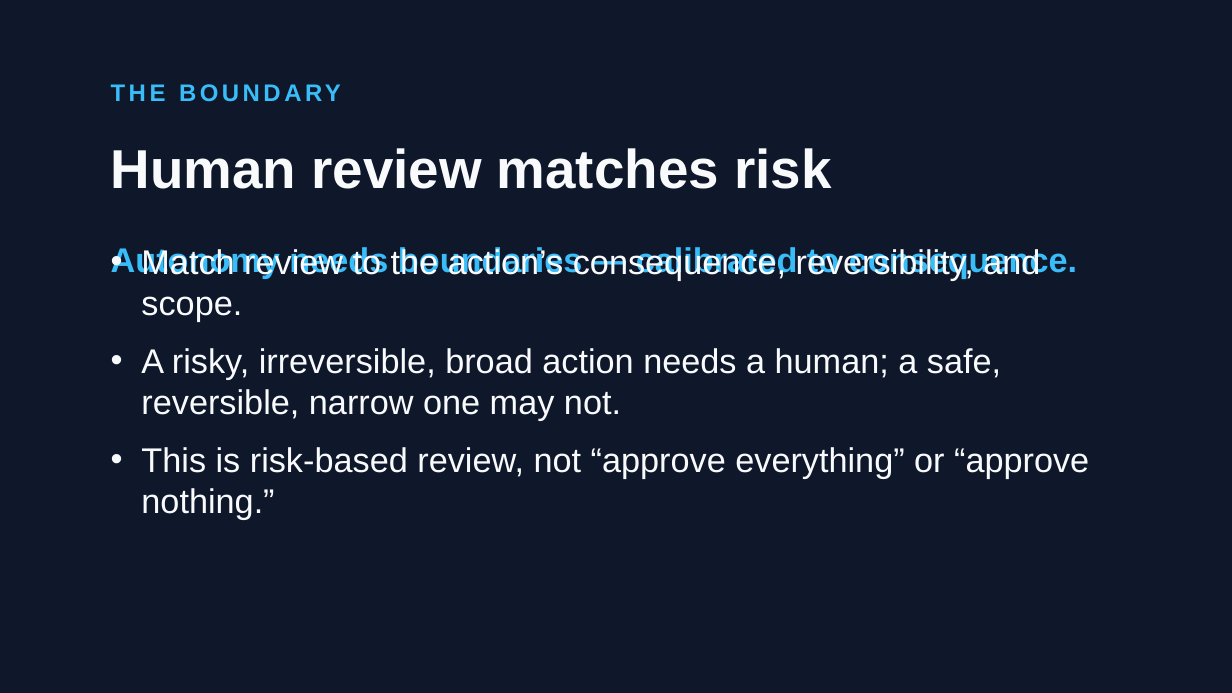
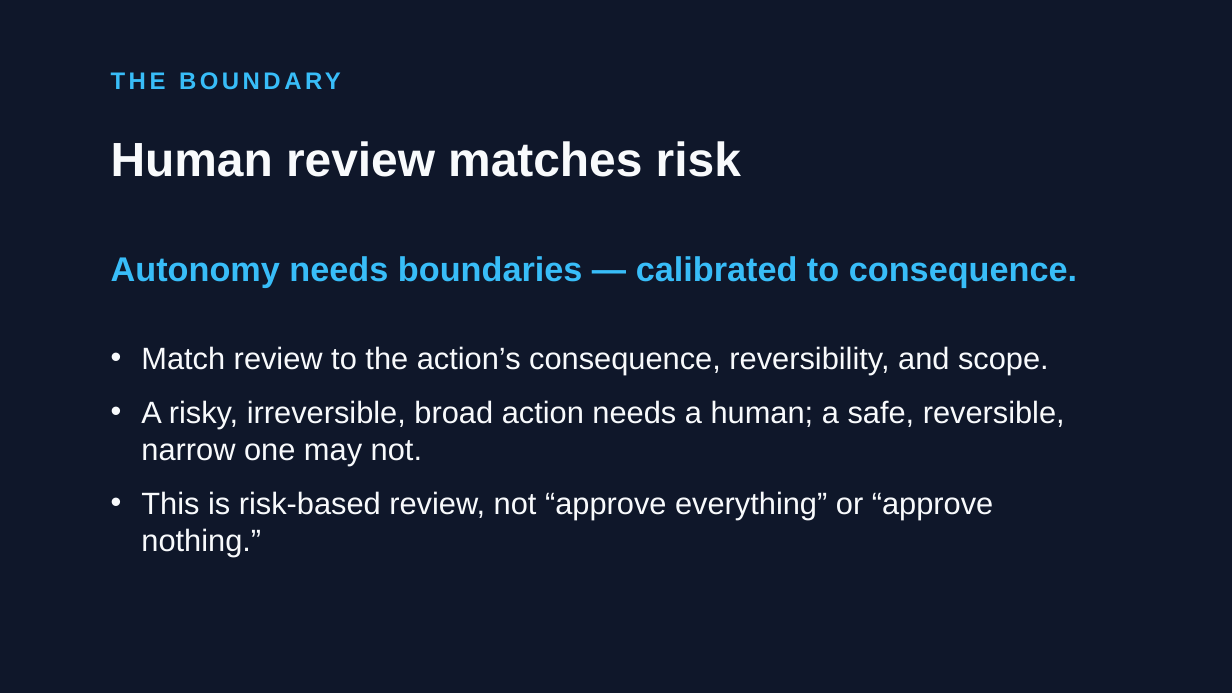
Before and after one commit to samulee003/agentic-ppt-skills, a slide deck: slide 5 of examples/agentic-coding-anatomy-pptxgenjs/exports/agentic-coding-anatomy.pptx. Drawn at 1232x693 pixels with LibreOffice and Linux fonts; fonts in the diff are those of the drawing. Boxes give left, top, right and bottom in pixels: in the first picture for what was removed or moved away, otherwise in the second. Text is boxed around its words. In the diff, an @@ line names an element or a change of style, - is before the commit and + after.

```diff
--- a/examples/agentic-coding-anatomy-pptxgenjs/exports/agentic-coding-anatomy.pptx
+++ b/examples/agentic-coding-anatomy-pptxgenjs/exports/agentic-coding-anatomy.pptx
@@ text "THE BOUNDARY": place and size @@
-text "THE BOUNDARY" at box(99, 68, 1133, 117)
+text "THE BOUNDARY" at box(99, 55, 1133, 105)
@@ text "Human review matches risk" at box(111, 141, 741, 177): size 32 to 28 pt @@
@@ text "Autonomy needs boundaries — calibrated ...": place and size @@
-text "Autonomy needs boundaries — calibrated ..." at box(111, 247, 1077, 278)
+text "Autonomy needs boundaries — calibrated ..." at box(111, 256, 1077, 288)
@@ text "Match review to the action’s ...": place and size @@
-text "Match review to the action’s ..." at box(141, 247, 1089, 520)
+text "Match review to the action’s ..." at box(141, 346, 1065, 557)
@@ text "Match review to the action’s ..." at box(141, 346, 1065, 557): size 20 to 18 pt @@
```
Also in this commit, not shown: 4 other slides changed, 21 other files.
